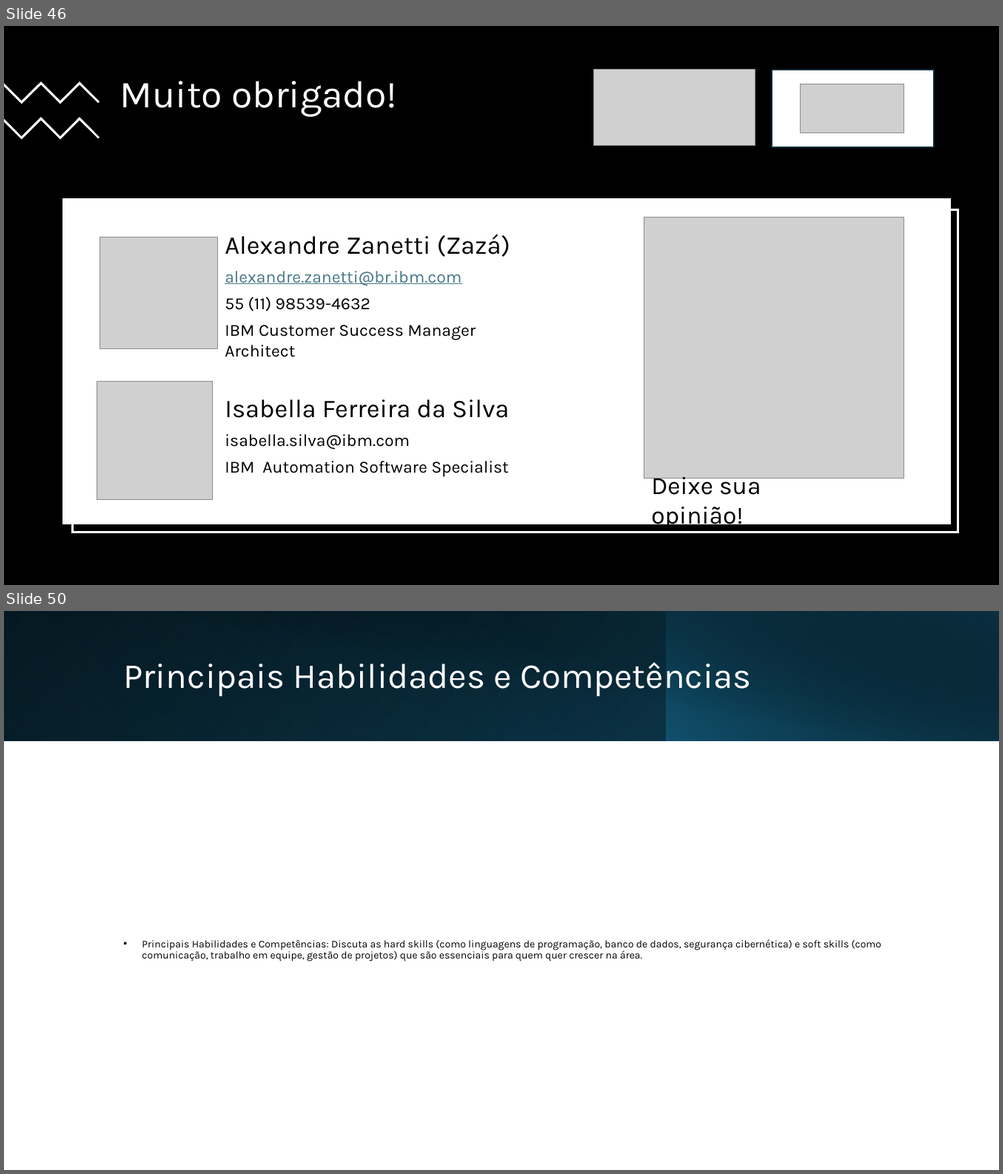
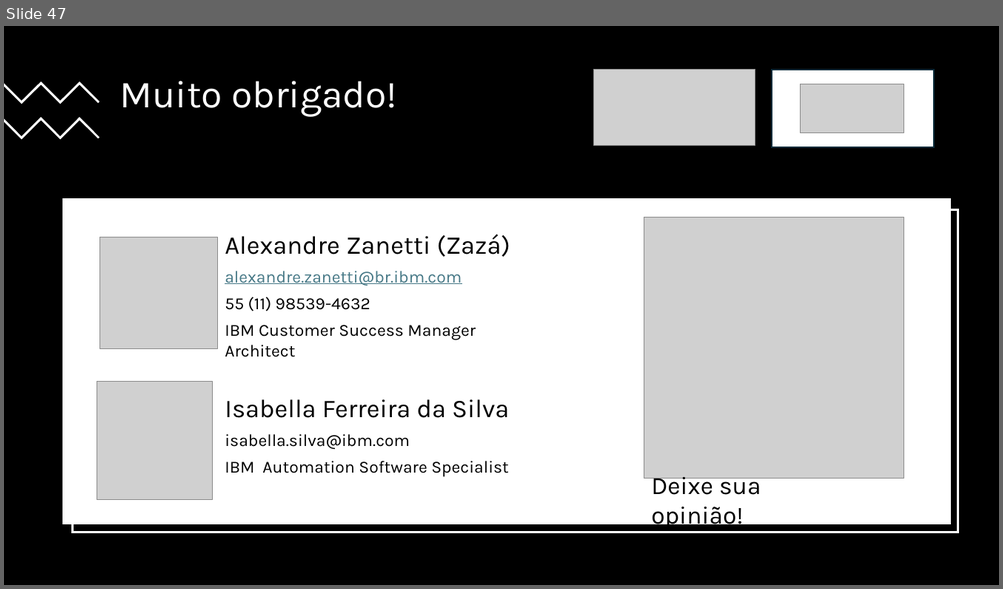
Before and after one commit to alexandrezanetti/ios-palestra-carreiras-ti, a slide deck: ONG_IOS_20241026-v8.pptx. Shown one above the other, each under a label of ours: slides 46 and 50 before the commit, slide 47 after it; the slides between them are not shown. The pictures are 1003x1174 and 1003x589 pixels, drawn with LibreOffice and Linux fonts; fonts in the diff are those of the drawing; grey boxes stand for pictures. Boxes give left, top, right and bottom in pixels: in the first picture for what was removed or moved away, otherwise in the second. Text is boxed around its words. In the diff, an @@ line names an element or a change of style, - is before the commit and + after.

```diff
--- a/ONG_IOS_20241026-v8.pptx
+++ b/ONG_IOS_20241026-v8.pptx
@@ slide 50 removed at box(4, 611, 999, 1170), background #FFFFFF @@
@@ rectangle removed at box(4, 611, 999, 741) @@
@@ rectangle removed at box(4, 611, 666, 741) @@
@@ rectangle removed at box(41, 611, 999, 741) @@
@@ rectangle removed at box(666, 611, 999, 741) @@
@@ title removed at box(123, 662, 751, 697) @@
-Principais Habilidades e Competências
@@ text removed at box(142, 940, 881, 962) @@
-• Principais Habilidades e Competências: Discuta as hard skills (como linguagens de programação, banco de dados, segurança cibernética) e soft skills (como comunicação, trabalho em equipe, gestão de projetos) que são essenciais para quem quer crescer na área.
@@ what was slide 46 is now slide 47 @@
```
Also in this commit, not shown: 1 slide added, 9 other slides removed.
